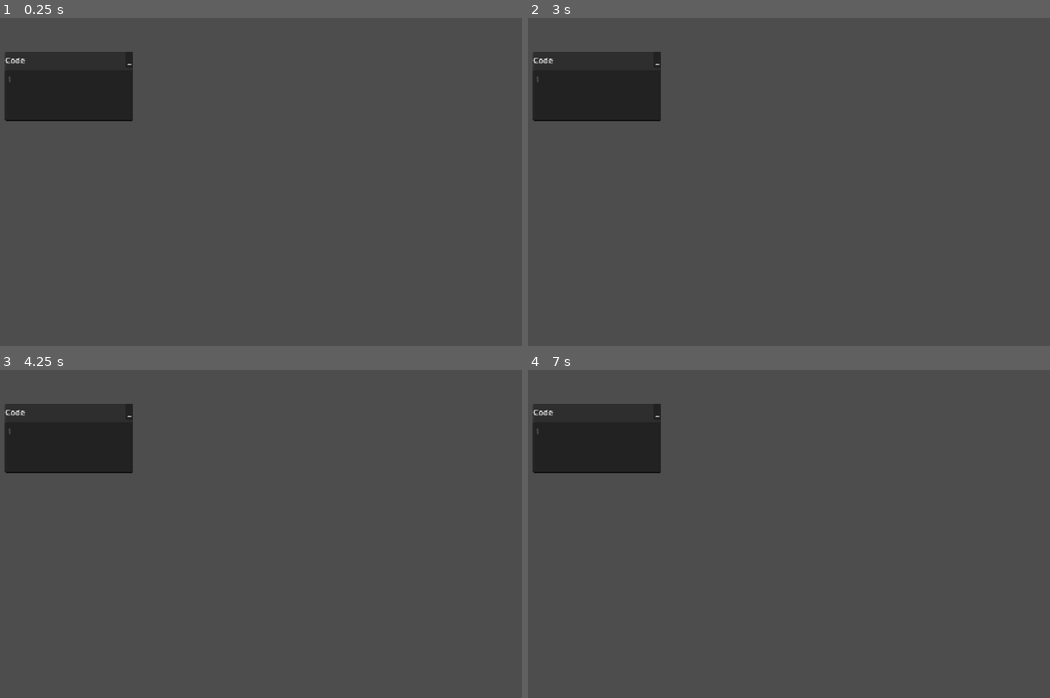
Above: before the commit, frames 1-4 (two rows, left to right).
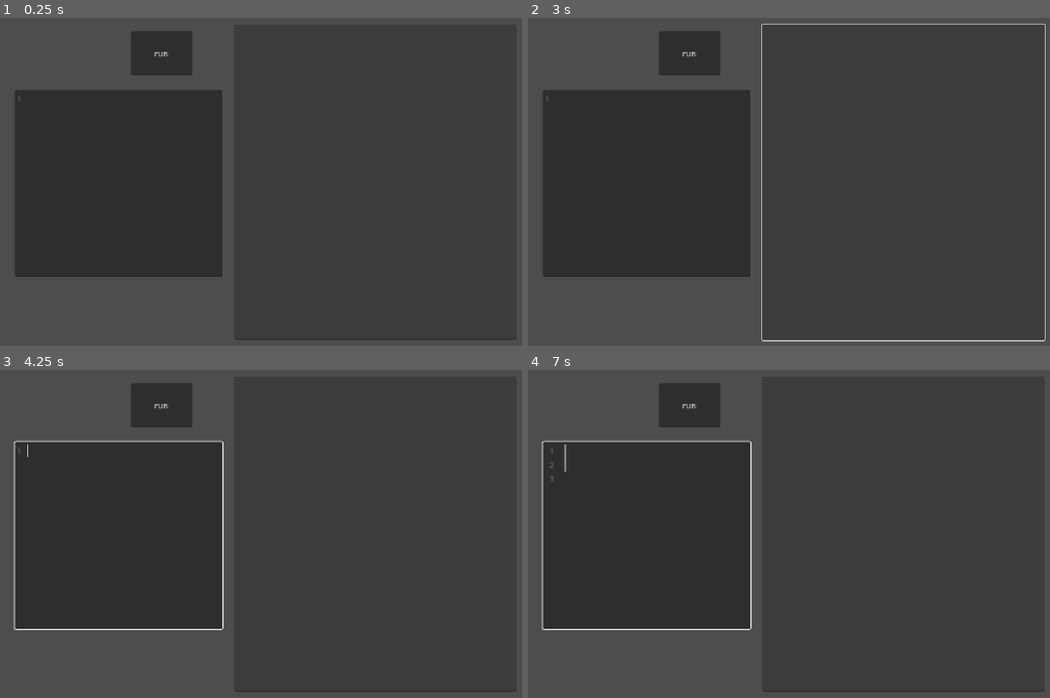
Above: after the commit, the same moments.

Repository: MalteFP/The-platformer-was-replaced
Game: Godot game, scene res://node_2d.tscn
The game is run twice, just before and just after one commit, with the same random seed, the same clock (stepped at 60 frames per second) and the same inputs. Before the commit the project starts from res://editor_window.tscn.
Inputs (mouse positions are in pixels of both pictures, inside the frame that each line leads up to):
- Up to frame 1 (0.25 s): no input
- Up to frame 2 (3 s): click (689, 54) at 0.5 s, where only the run after the commit has a clickable "run"; click (689, 54) at 1.25 s, where only the run after the commit has a clickable "run"; click (689, 54) at 2 s, where only the run after the commit has a clickable "run"; tap Enter at 2.75 s; move the mouse to (893, 165) at 2.77 s; click (893, 165) at 2.92 s
- Up to frame 3 (4.25 s): tap Space at 3.5 s; drag from (120, 550) to (208, 602) at 3.52 s
- Up to frame 4 (7 s): tap Enter at 4.25, 5.75 s; move the mouse to (825, 461) at 4.27 s; click (825, 461) at 4.42 s; tap Space at 5, 6.5 s; drag from (736, 602) to (585, 484) at 5.02 s; move the mouse to (940, 586) at 5.77 s; click (940, 586) at 5.92 s; drag from (585, 484) to (674, 452) at 6.52 s

The runs differ from the first frame. In frame 1, 25% of the frame differs, in the area x 0-99%, y 4-98%; in frame 2, 26%; in frame 3, 26%; in frame 4, 26%.

Commit message:
Added custom functions

Diff:
--- a/ASTNode.gd
+++ b/Code Editor/ASTNode.gd
@@ -75,7 +75,16 @@
 		then_branch = p_then
 		else_branch = p_else
 
-class functionNode extends ASTNode:
-	var func_name
-	var block
-	var args: Array
+class FunctionDefNode extends ASTNode:
+	var func_name: String
+	var params: Array[String]
+	var body: Array[ASTNode]
+	func _init(n: String, p: Array[String], b: Array[ASTNode]):
+		func_name = n
+		params = p
+		body = b
+
+class ReturnNode extends ASTNode:
+	var value
+	func _init(v):
+		value = v
--- a/GameInterpreter.gd
+++ b/Code Editor/GameInterpreter.gd
@@ -3,12 +3,23 @@
 
 @export var player: Node2D
 
+signal error_occurred(line: int, message: String)
+
 const MAX_LOOP_ITERATIONS = 10000
-
+const MAX_CALL_DEPTH = 100
+const BUILTINFUNCS = {
+	"print": [1, 1],
+	"move": [1, 1]
+}
+
+var functions: Dictionary = {}
 var scopes: Array[Dictionary] = [{}]
-signal error_occurred(line: int, message: String)
 
 var halted := false
+
+var call_depth := 0
+var returning := false
+var return_value = null
 
 func _ready() -> void:
 	error_occurred.connect(_show_error)
@@ -28,7 +39,7 @@
 	return "an unknown value"
 
 func eval_condition(expr) -> bool:
-	var v = evaluate_expression(expr)
+	var v = await evaluate_expression(expr)
 	if halted:
 		return false
 	if not (v is bool):
@@ -50,7 +61,7 @@
 
 
 		if node is AST.AssignmentNode:
-			var value = evaluate_expression(node.value)
+			var value = await evaluate_expression(node.value)
 			if not halted:
 				set_var(node.var_name, value)
 
@@ -59,7 +70,7 @@
 			push_scope()
 			await run_ast([node.init_expr])
 			var guard := 0
-			while not halted and eval_condition(node.condition_expr):
+			while not halted and await eval_condition(node.condition_expr):
 				guard += 1
 				if guard > MAX_LOOP_ITERATIONS:
 					fail("This loop ran more than %d times. Is it stuck in an infinite loop?" % MAX_LOOP_ITERATIONS, node)
@@ -71,7 +82,7 @@
 
 		elif node is AST.WhileLoopNode:
 			var guard := 0
-			while not halted and eval_condition(node.condition_expr):
+			while not halted and not returning and await eval_condition(node.condition_expr):
 				guard += 1
 				if guard > MAX_LOOP_ITERATIONS:
 					fail("This loop ran more than %d times. Is it stuck in an infinite loop?" % MAX_LOOP_ITERATIONS, node)
@@ -80,16 +91,11 @@
 
 
 		elif node is AST.FunctionCallNode:
-			var evaluated_args: Array = []
-			for arg in node.args:
-				evaluated_args.append(evaluate_expression(arg))
-			if halted:
-				return
-			await execute_function(node.func_name, evaluated_args, node)
+			await evaluate_expression(node)
 
 
 		elif node is AST.IfNode:
-			var met = eval_condition(node.condition_expr)
+			var met = await eval_condition(node.condition_expr)
 			if halted:
 				return
 			if met:
@@ -97,18 +103,40 @@
 			elif not node.else_branch.is_empty():
 				await run_block(node.else_branch)
 
+		elif node is AST.FunctionDefNode:
+			register_function(node)
+
+		elif node is AST.ReturnNode:
+			if call_depth == 0:
+				fail("'return' can only be used inside a function", node)
+				return
+			var result = await evaluate_expression(node.value)
+			if not halted:
+				return_value = result
+				returning = true
+			return
+
 func execute_function(func_name: String, args: Array, node):
+	if BUILTINFUNCS.has(func_name):
+		var low: int = BUILTINFUNCS[func_name][0]
+		var high: int = BUILTINFUNCS[func_name][1]
+		if args.size() < low or args.size() > high:
+			var expected = str(low) if low == high else "%d to %d" % [low, high]
+			fail("%s() takes %s argument(s), but got %d" % [func_name, expected, args.size()], node)
+			return null
+
 	match func_name:
 		"move":
 			if args.size() != 1:
 				fail("move() needs 1 argument, but got %d" % args.size(), node)
-				return
+				return null
 			await player.move(args)
 		"print":
 			var text = str(args[0]) if args.size() > 0 else ""
 			$Output.text += "OUTPUT: " + text + "\n"
 		_:
 			fail("Unknown function '%s'" % func_name, node)
+	return null
 
 
 
@@ -123,8 +151,11 @@
 		fail("Variable '%s' doesn't exist here (not created yet, or out of scope)" % node.var_name, node)
 		return null
 
+	if node is AST.FunctionCallNode:
+		return await call_function(node)
+
 	if node is AST.UnaryOpNode:
-		var v = evaluate_expression(node.operand)
+		var v = await evaluate_expression(node.operand)
 		if halted:
 			return null
 		if node.op == "-":
@@ -138,10 +169,10 @@
 		return null
 
 	if node is AST.BinaryOpNode:
-		var l = evaluate_expression(node.left)
-		if halted:
-			return null
-		var r = evaluate_expression(node.right)
+		var l = await evaluate_expression(node.left)
+		if halted:
+			return null
+		var r = await evaluate_expression(node.right)
 		if halted:
 			return null
 		return apply_binary(node, l, r)
@@ -223,6 +254,10 @@
 func _on_run_pressed() -> void:
 	scopes = [{}]
 	halted = false
+	functions.clear()
+	call_depth = 0
+	returning = false
+	return_value = null
 	_clear_error()
 
 	var tokens = Lexer.tokenize($CodeEditor.text)
@@ -235,4 +270,57 @@
 		_show_error(SimpleParser.errors[0].line, SimpleParser.errors[0].message)
 		return
 
+	for node in ast:
+		if node is AST.FunctionDefNode:
+			register_function(node)
+
 	await run_ast(ast)
+
+func register_function(def: AST.FunctionDefNode) -> void:
+	if def.func_name in BUILTINFUNCS:
+		fail("'%s' is a built-in function and can't be redefined" % def.func_name, def)
+	elif functions.has(def.func_name) and functions[def.func_name] != def:
+		fail("A function named '%s' already exists" % def.func_name, def)
+	else:
+		functions[def.func_name] = def
+
+func call_function(node: AST.FunctionCallNode):
+	var args: Array = []
+	for arg in node.args:
+		args.append(await evaluate_expression(arg))
+		if halted:
+			return null
+
+	if functions.has(node.func_name):
+		return await call_user_function(functions[node.func_name], args, node)
+
+	return await execute_function(node.func_name, args, node)
+
+func call_user_function(def: AST.FunctionDefNode, args: Array, call_node):
+	if args.size() != def.params.size():
+		fail("%s() needs %d arguments(s), but got %d" % [def.func_name, def.params.size(), args.size()], call_node)
+		return null
+	if call_depth >= MAX_CALL_DEPTH:
+		fail("Too many nested calls (over %d). Is %s() calling itself forever?" % [MAX_CALL_DEPTH, call_depth], call_node)
+		return null
+
+	var locals := {}
+	for i in def.params.size():
+		locals[def.params[i]] = args[i]
+
+	var saved_scopes = scopes
+	var function_scopes: Array[Dictionary] = []
+	function_scopes.append(scopes[0])
+	function_scopes.append(locals)
+	scopes = function_scopes
+	call_depth += 1
+
+	await run_ast(def.body)
+
+	call_depth -= 1
+	scopes = saved_scopes
+
+	var result = return_value
+	returning = false
+	return_value = null
+	return result
--- /dev/null
+++ b/Code Editor/OutputHighlighter.gd
@@ -0,0 +1,35 @@
+class_name OutputHighlighter
+extends SyntaxHighlighter
+
+const TEXT_COLOR = Color.WHITE
+const PREFIX_COLOR = Color(0.55, 0.55, 0.6)
+const NUMBER_COLOR = Color(0.6, 0.85, 1.0)
+const ERROR_LABEL_COLOR = Color(1.0, 0.35, 0.35)
+const ERROR_TEXT_COLOR = Color(1.0, 0.65, 0.65)
+
+var number_regex := RegEx.new()
+var error_regex := RegEx.new()
+
+func _init() -> void:
+	number_regex.compile("(?<![\\w.])-?\\d+(\\.\\d+)?(?![\\w.])")
+	error_regex.compile("^Error on line \\d+:")
+
+func _get_line_syntax_highlighting(line: int) -> Dictionary:
+	var text = get_text_edit().get_line(line)
+	var result := {}
+
+	if text.begins_with("OUTPUT:"):
+		var start = "OUTPUT:".length()
+		result[0] = {"color": PREFIX_COLOR}
+		result[start] = {"color": TEXT_COLOR}
+		for m in number_regex.search_all(text, start):
+			result[m.get_start()] = {"color": NUMBER_COLOR}
+			result[m.get_end()] = {"color": TEXT_COLOR}
+
+	else:
+		var m = error_regex.search(text)
+		if m:
+			result[0] = {"color": ERROR_LABEL_COLOR}
+			result[m.get_end()] = {"color": ERROR_TEXT_COLOR}
+
+	return result
--- a/SimpleParser.gd
+++ b/Code Editor/SimpleParser.gd
@@ -101,7 +101,53 @@
 			i = block_result.next_index
 			nodes.append(AST.WhileLoopNode.new(cond_result.node, block_result.nodes))
 
-		# 3. Variable Assignment
+
+		# 3. Function definition
+		elif token.type == Lexer.TokenType.IDENTIFIER and token.value == "func":
+			i += 1
+			if not _expect(tokens, i, Lexer.TokenType.IDENTIFIER, "a function name after 'func'"): continue
+			var func_name = tokens[i].value
+			i += 1
+			if not _expect(tokens, i, Lexer.TokenType.LPAREN, "'(' after the function name"): continue
+			i += 1
+
+			var params: Array[String] = []
+			while errors.is_empty():
+				var t = _tok(tokens, i)
+				if t.type == Lexer.TokenType.RPAREN:
+					i += 1
+					break
+				if not _expect(tokens, i, Lexer.TokenType.IDENTIFIER, "a parameter name"):
+					break
+				if t.value in params:
+					_error("The parameter '%s' is used twice" % t.value, t)
+					break
+				params.append(t.value)
+				i += 1
+				var sep = _tok(tokens, i)
+				if sep.type == Lexer.TokenType.COMMA:
+					i += 1
+				elif sep.type != Lexer.TokenType.RPAREN:
+					_error("Expected ',' between parameters or ')' to end them, but found %s" % _describe(sep), sep)
+			if not errors.is_empty(): continue
+			i += 1
+			var func_body = _parse_block(tokens, i, Lexer.TokenType.RBRACE)
+			i = func_body.next_index
+			nodes.append(_at(AST.FunctionDefNode.new(func_name, params, func_body.nodes), token))
+
+		# 4. Return
+		elif token.type == Lexer.TokenType.IDENTIFIER and token.value == "return":
+			i += 1
+			var value_node = null
+			var nxt = _tok(tokens, i)
+			if nxt.type != Lexer.TokenType.NEWLINE and nxt.type != Lexer.TokenType.EOF and nxt.type != Lexer.TokenType.RBRACE:
+				var value_result = _parse_value_or_expr(tokens, i)
+				value_node = value_result.node
+				i = value_result.next_index
+			nodes.append(_at(AST.ReturnNode.new(value_node), token))
+
+
+		# 5. Variable Assignment
 		elif token.type == Lexer.TokenType.IDENTIFIER and i + 1 < tokens.size() and tokens[i + 1].type == Lexer.TokenType.EQUALS:
 			var var_name = token.value
 			i += 2
@@ -109,30 +155,13 @@
 			nodes.append(AST.AssignmentNode.new(var_name, expr_result.node))
 			i = expr_result.next_index
 
-		# 4. Function Call
+		# 6. Function Call
 		elif token.type == Lexer.TokenType.IDENTIFIER and i + 1 < tokens.size() and tokens[i + 1].type == Lexer.TokenType.LPAREN:
-			var func_name = token.value
-			var args: Array = []
-			i += 2
-			while errors.is_empty():
-				var t = _tok(tokens, i)
-				if t.type == Lexer.TokenType.RPAREN:
-					i += 1
-					break
-				if t.type == Lexer.TokenType.NEWLINE or t.type == Lexer.TokenType.EOF:
-					_error("Missing ')' to close the call to %s()" % func_name, t)
-					break
-				var arg = _parse_value_or_expr(tokens, i)
-				args.append(arg.node)
-				i = arg.next_index
-				var sep = _tok(tokens, i)
-				if sep.type == Lexer.TokenType.COMMA:
-					i += 1
-				elif sep.type != Lexer.TokenType.RPAREN:
-					_error("Expected ',' between arguments or ')' to end this call, but found %s" % _describe(sep), sep)
-			nodes.append(AST.FunctionCallNode.new(func_name, args))
-
-		# 5. If statement
+			var call_result = _parse_call(tokens, i)
+			nodes.append(call_result.node)
+			i = call_result.next_index
+
+		# 7. If statement
 		elif token.type == Lexer.TokenType.IDENTIFIER and token.value == "if":
 			i += 1
 			var cond_result = _parse_value_or_expr(tokens, i)
@@ -209,7 +238,32 @@
 	if token.type == Lexer.TokenType.IDENTIFIER:
 		if token.value == "true" or token.value == "false":
 			return {"node": _at(AST.LiteralNode.new(token.value == "true"), token), "next_index": i + 1}
+		if  _tok(tokens, i + 1).type == Lexer.TokenType.LPAREN:
+			return _parse_call(tokens, i)
 		return {"node": _at(AST.VariableNode.new(token.value), token), "next_index": i + 1}
 
 	_error("Expected a value but found %s" % _describe(token), token)
 	return {"node": _at(AST.LiteralNode.new(null), token), "next_index": i}
+
+
+static func _parse_call(tokens: Array, i: int) -> Dictionary:
+	var name_token = tokens[i]
+	var args: Array = []
+	i += 2
+	while errors.is_empty():
+		var t = _tok(tokens, i)
+		if t.type == Lexer.TokenType.RPAREN:
+			i += 1
+			break
+		if t.type == Lexer.TokenType.NEWLINE or t.type == Lexer.TokenType.EOF:
+			_error("Missing ')' to close the call to %s()" % name_token.value, t)
+			break
+		var arg = _parse_value_or_expr(tokens, i)
+		args.append(arg.node)
+		i = arg.next_index
+		var sep = _tok(tokens, i)
+		if sep.type == Lexer.TokenType.COMMA:
+			i += 1
+		elif sep.type != Lexer.TokenType.RPAREN:
+			_error("Expected ',' between arguments or ')' to end til call, but found %s" % _describe(sep), sep)
+	return {"node": _at(AST.FunctionCallNode.new(name_token.value, args), name_token), "next_index": i}
--- a/code_editor.tscn
+++ b/Code Editor/code_editor.tscn
@@ -1,6 +1,6 @@
 [gd_scene format=3 uid="uid://mruo30i2leg8"]
 
-[ext_resource type="Script" uid="uid://co07t1lg87p6i" path="res://code_editor.gd" id="1_uoi7k"]
+[ext_resource type="Script" uid="uid://co07t1lg87p6i" path="res://Code Editor/code_editor.gd" id="1_uoi7k"]
 
 [node name="CodeEditor" type="CodeEdit" unique_id=1844267820]
 offset_right = 250.0
--- a/editor_window.tscn
+++ b/Code Editor/editor_window.tscn
@@ -1,7 +1,7 @@
 [gd_scene format=3 uid="uid://ddfin2ysc886i"]
 
-[ext_resource type="Script" uid="uid://c2lip6skqfb4t" path="res://editor_window.gd" id="1_r083v"]
-[ext_resource type="PackedScene" uid="uid://mruo30i2leg8" path="res://code_editor.tscn" id="2_7n6dd"]
+[ext_resource type="Script" uid="uid://c2lip6skqfb4t" path="res://Code Editor/editor_window.gd" id="1_r083v"]
+[ext_resource type="PackedScene" uid="uid://mruo30i2leg8" path="res://Code Editor/code_editor.tscn" id="2_7n6dd"]
 
 [node name="EditorWindow" type="PanelContainer" unique_id=2143128936]
 offset_left = 125.0
--- /dev/null
+++ b/Code Editor/output.gd
@@ -0,0 +1,10 @@
+extends CodeEdit
+
+func _ready() -> void:
+	draw_control_chars = false
+	editable = false
+	highlight_current_line = false
+	gutters_draw_line_numbers = false
+	syntax_highlighter = OutputHighlighter.new()
+	add_theme_color_override("font_color", Color.WHITE)
+	add_theme_color_override("font_readonly_color", Color.WHITE)
--- a/output.tscn
+++ b/Code Editor/output.tscn
@@ -1,6 +1,6 @@
 [gd_scene format=3 uid="uid://blucib3jdicbr"]
 
-[ext_resource type="Script" uid="uid://emnrgv8rdevc" path="res://output.gd" id="1_rhkpb"]
+[ext_resource type="Script" uid="uid://emnrgv8rdevc" path="res://Code Editor/output.gd" id="1_rhkpb"]
 
 [node name="Output" type="CodeEdit" unique_id=1532310492]
 offset_right = 40.0
--- a/node_2d.tscn
+++ b/node_2d.tscn
@@ -1,9 +1,9 @@
 [gd_scene format=3 uid="uid://bik2bgxr668ko"]
 
-[ext_resource type="Script" uid="uid://7si6msfyeojs" path="res://GameInterpreter.gd" id="1_wtcfe"]
+[ext_resource type="Script" uid="uid://7si6msfyeojs" path="res://Code Editor/GameInterpreter.gd" id="1_wtcfe"]
 [ext_resource type="PackedScene" uid="uid://cpsowvuwkeqk2" path="res://player.tscn" id="2_0e48y"]
-[ext_resource type="PackedScene" uid="uid://mruo30i2leg8" path="res://code_editor.tscn" id="3_epypp"]
-[ext_resource type="PackedScene" uid="uid://blucib3jdicbr" path="res://output.tscn" id="4_0hol4"]
+[ext_resource type="PackedScene" uid="uid://mruo30i2leg8" path="res://Code Editor/code_editor.tscn" id="3_epypp"]
+[ext_resource type="PackedScene" uid="uid://blucib3jdicbr" path="res://Code Editor/output.tscn" id="4_0hol4"]
 
 [node name="GameInterpreter" type="Node2D" unique_id=97430055 node_paths=PackedStringArray("player") groups=["GameInterpreter"]]
 script = ExtResource("1_wtcfe")
--- a/output.gd
+++ /dev/null
@@ -1,16 +0,0 @@
-extends CodeEdit
-
-
-
-func _ready() -> void:
-	draw_control_chars = false
-	syntax_highlighter = create_custom_highligther()
-	add_theme_color_override("font_color", Color(1.0, 1.0, 1.0, 1.0))
-
-
-func create_custom_highligther() -> CodeHighlighter:
-	var highlighter = CodeHighlighter.new()
-
-	highlighter.add_color_region("Error", "", Color.FIREBRICK, true)
-	highlighter.add_color_region("OUTPUT:", " ", Color.FIREBRICK, true)
-	return highlighter
--- a/project.godot
+++ b/project.godot
@@ -11,7 +11,7 @@
 [application]
 
 config/name="The Platformer Was Replaced"
-run/main_scene="uid://ddfin2ysc886i"
+run/main_scene="uid://bik2bgxr668ko"
 config/features=PackedStringArray("4.7", "Forward Plus")
 config/icon="res://icon.svg"
 
--- a/tester.gd
+++ /dev/null
@@ -1,4 +0,0 @@
-extends Node2D
-
-func _ready() -> void:
-	pass
Renamed: ASTNode.gd.uid -> Code Editor/ASTNode.gd.uid
Renamed: Editor.gd -> Code Editor/Editor.gd
Renamed: Editor.gd.uid -> Code Editor/Editor.gd.uid
Renamed: GameInterpreter.gd.uid -> Code Editor/GameInterpreter.gd.uid
Renamed: Lexer.gd -> Code Editor/Lexer.gd
Renamed: Lexer.gd.uid -> Code Editor/Lexer.gd.uid
Not shown, added: Code Editor/OutputHighlighter.gd.uid
Renamed: SimpleParser.gd.uid -> Code Editor/SimpleParser.gd.uid
Renamed: code_editor.gd -> Code Editor/code_editor.gd
Renamed: code_editor.gd.uid -> Code Editor/code_editor.gd.uid
Renamed: editor_window.gd -> Code Editor/editor_window.gd
Renamed: editor_window.gd.uid -> Code Editor/editor_window.gd.uid
(and 2 more such lines)
